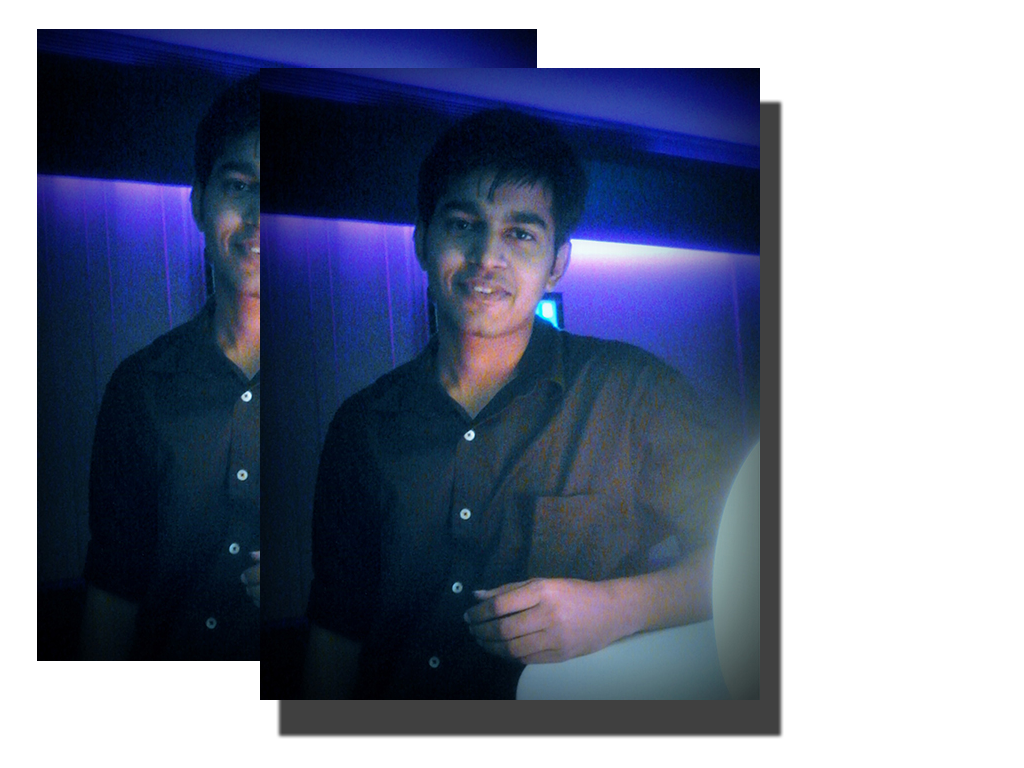
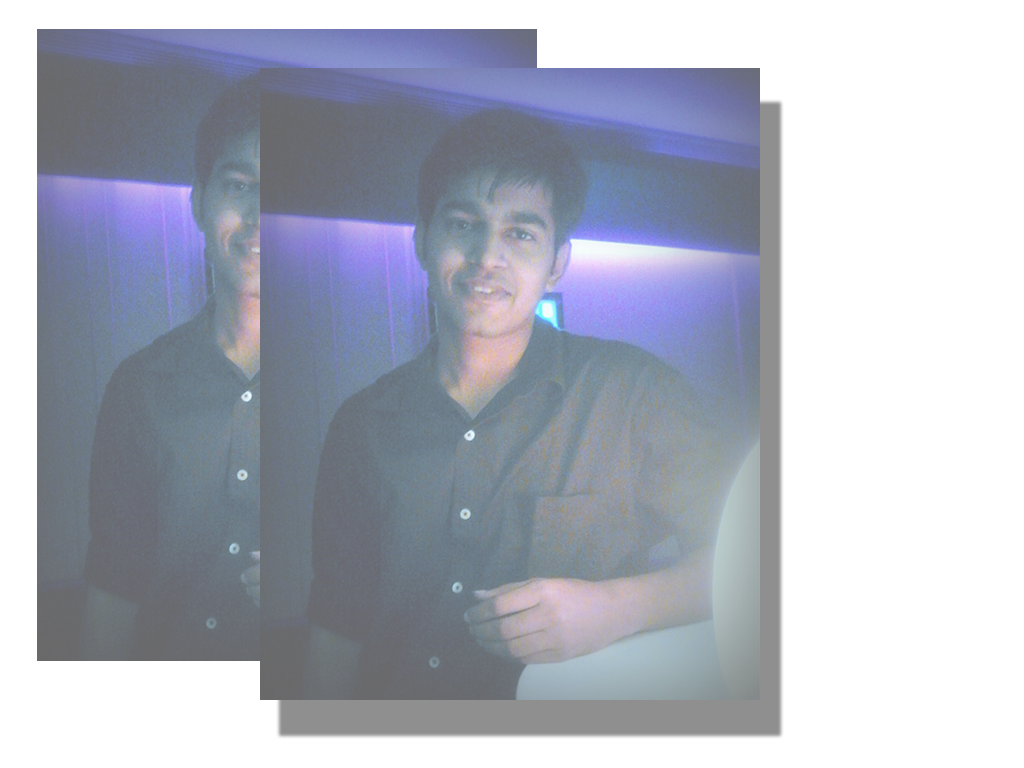
Layer changes from the first 1024×768 image to the second:
"Group 1": opacity 100% → 59% over [37, 29, 760, 700]
